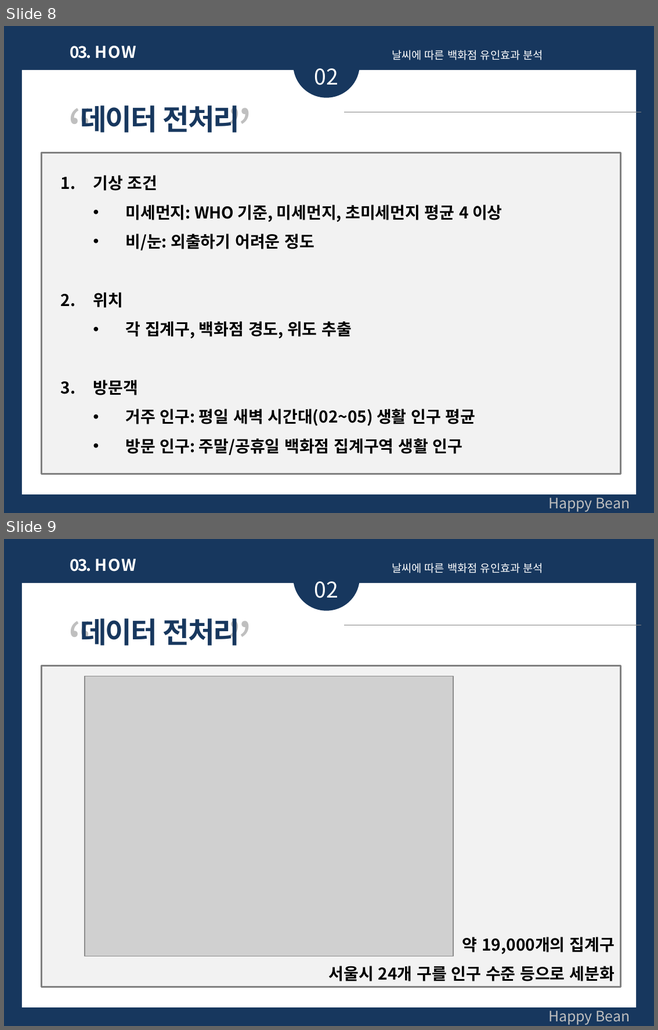
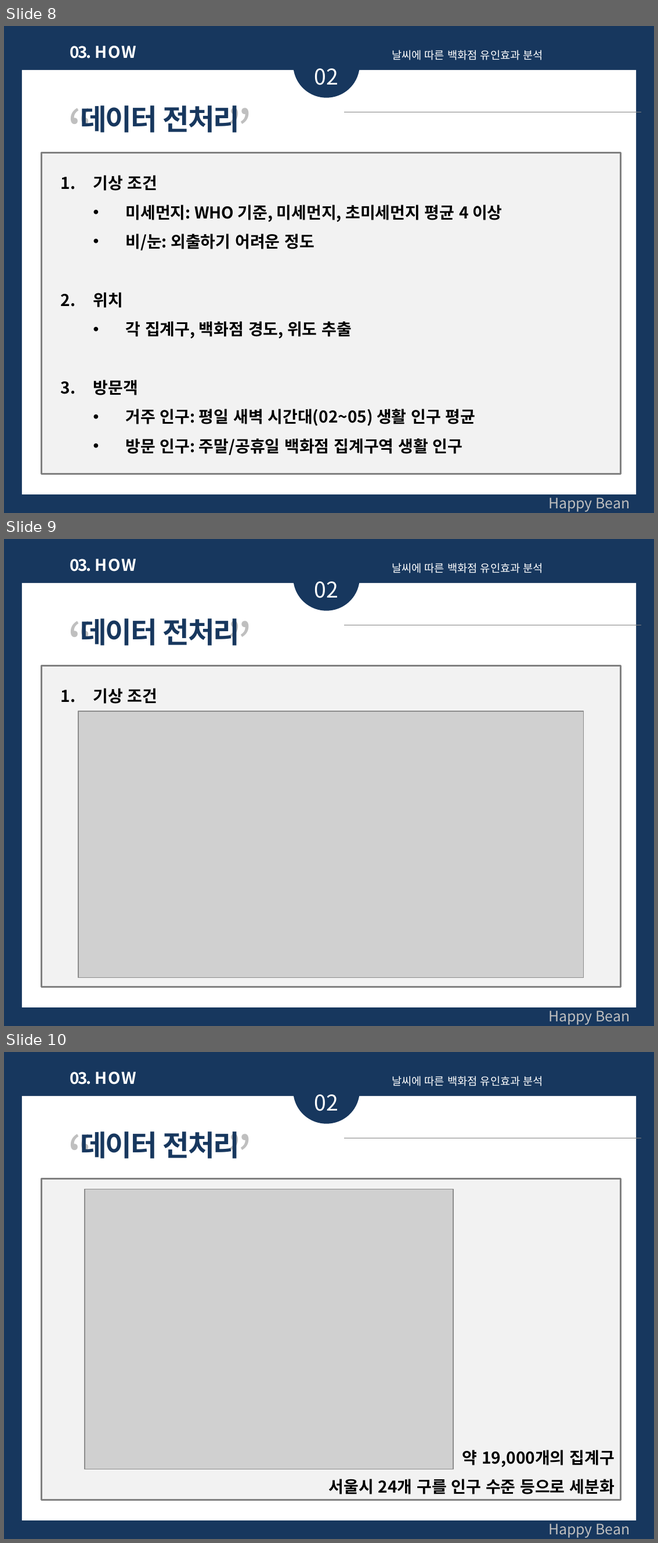
Before and after one commit to jonghyunlee1993/MulticampusSemiProject, a slide deck: 발표자료/1조 세미프로젝트_브리핑_강자연 수정.pptx. Shown one above the other, each under a label of ours: slides 8 and 9 before the commit, slides 8, 9 and 10 after it. The pictures are 658x1030 and 658x1543 pixels, drawn with LibreOffice and Linux fonts; fonts in the diff are those of the drawing; grey boxes stand for pictures. Boxes give left, top, right and bottom in pixels: in the first picture for what was removed or moved away, otherwise in the second. Text is boxed around its words. In the diff, an @@ line names an element or a change of style, - is before the commit and + after.

```diff
--- a/발표자료/1조 세미프로젝트_브리핑_강자연 수정.pptx
+++ b/발표자료/1조 세미프로젝트_브리핑_강자연 수정.pptx
@@ slide 9 added at box(4, 539, 654, 1026), background #17375E @@
@@ ellipse added at box(293, 544, 360, 610), fill #17375E @@
@@ text added at box(70, 559, 137, 571), 18 pt, text #FFFFFF, bold @@
+03. H O W
@@ text added at box(391, 563, 543, 573), 12 pt, text #FFFFFF @@
+날씨에 따른 백화점 유인효과 분석
@@ rectangle added at box(22, 583, 636, 1008), fill #FFFFFF @@
@@ text added at box(314, 581, 338, 598), 24 pt, text #FFFFFF @@
+02
@@ text added at box(4, 606, 415, 678), 60 pt, text #BFBFBF @@
+“ ”
@@ text added at box(80, 618, 240, 646), 32 pt, text #17375E, bold @@
+데이터 전처리
@@ line added from (344, 625) to (641, 625), #808080 0.75 pt @@
@@ rectangle added at box(41, 665, 620, 987), fill #F2F2F2, outline #808080 2 pt @@
@@ text added at box(93, 688, 158, 704), 18 pt, text #000000, bold @@
+1. 기상 조건
+  • 인구
@@ picture added at box(78, 711, 583, 978) @@
@@ text added at box(548, 1006, 629, 1025), 16 pt, text #BFBFBF @@
+Happy Bean
@@ what was slide 9 is now slide 10 @@
```
Also in this commit, not shown: 1 other file.
